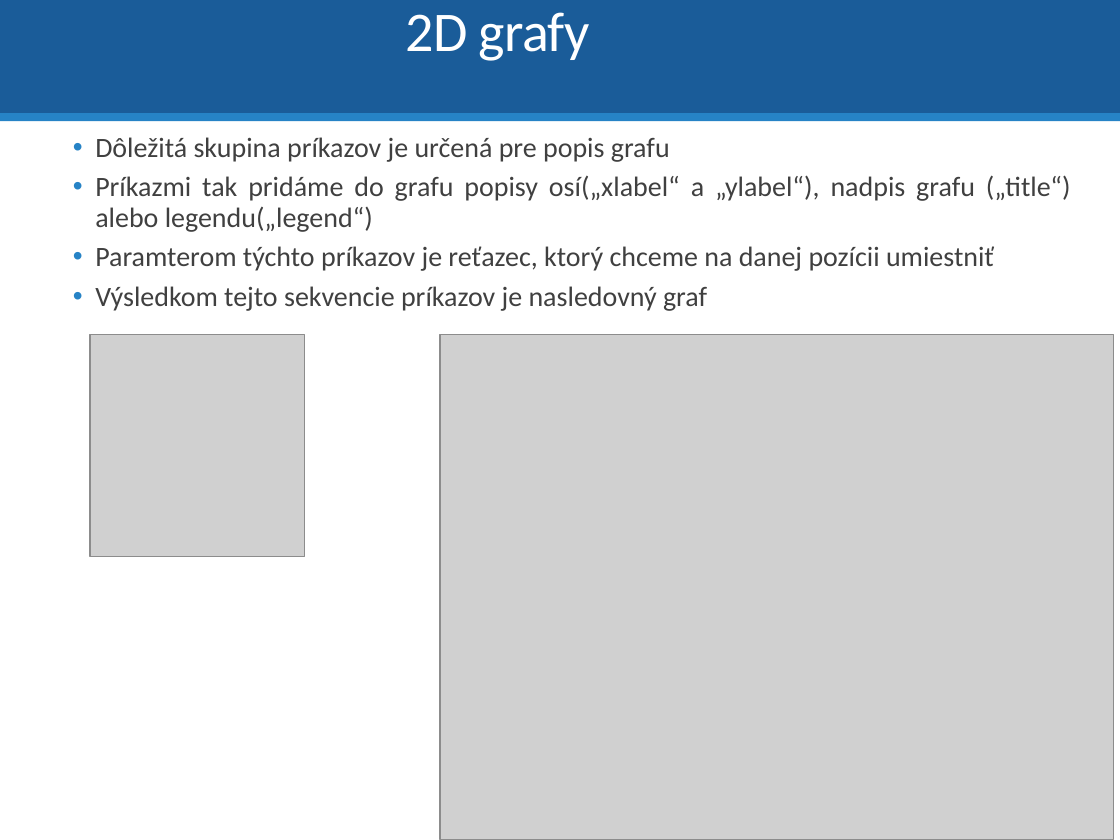
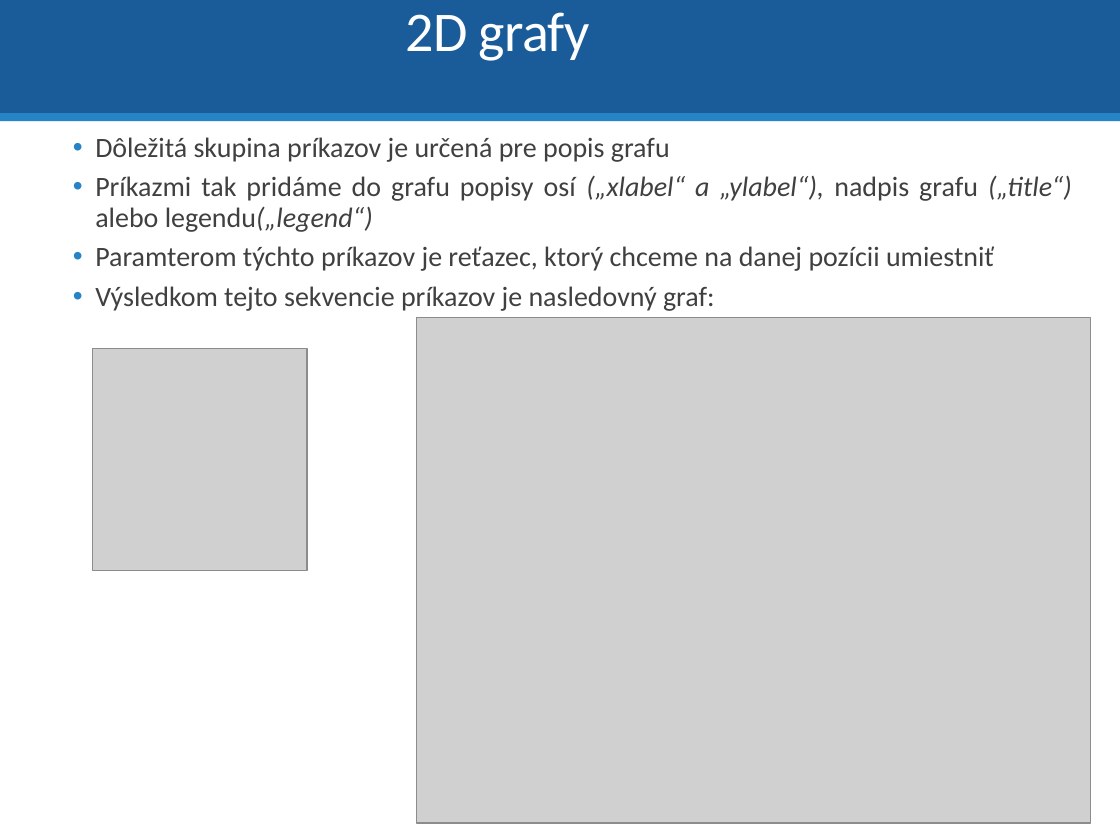
Before and after one commit to dodekm/TeamProjektKybernetika, a slide deck: slide 29 of Nove prednasky/P0_Opakovanie_Matlab_Simulink.pptx (slide 24 before the commit). Drawn at 1120x840 pixels with LibreOffice and Linux fonts; fonts in the diff are those of the drawing; grey boxes stand for pictures. Boxes give left, top, right and bottom in pixels: in the first picture for what was removed or moved away, otherwise in the second. Text is boxed around its words. In the diff, an @@ line names an element or a change of style, - is before the commit and + after.

```diff
--- a/Nove prednasky/P0_Opakovanie_Matlab_Simulink.pptx
+++ b/Nove prednasky/P0_Opakovanie_Matlab_Simulink.pptx
@@ text at <box>95,175,1072,232</box>: spaces changed @@
-  • Príkazmi tak pridáme do grafu popisy osí(„xlabel“ a „ylabel“), nadpis grafu („title“) alebo legendu(„legend“)
+  • Príkazmi tak pridáme do grafu popisy osí („xlabel“ a „ylabel“), nadpis grafu („title“) alebo legendu(„legend“)
@@ text at <box>95,286,715,311</box>: text changed @@
-  • Výsledkom tejto sekvencie príkazov je nasledovný graf
+  • Výsledkom tejto sekvencie príkazov je nasledovný graf:
@@ picture: place and size @@
-picture at <box>440,335,1113,840</box>
+picture at <box>417,318,1090,823</box>
@@ picture: place and size @@
-picture at <box>90,335,305,557</box>
+picture at <box>92,348,307,570</box>
```
Also in this commit, not shown: 28 other slides changed, 8 slides added, 4 slides removed, 1 other file.
